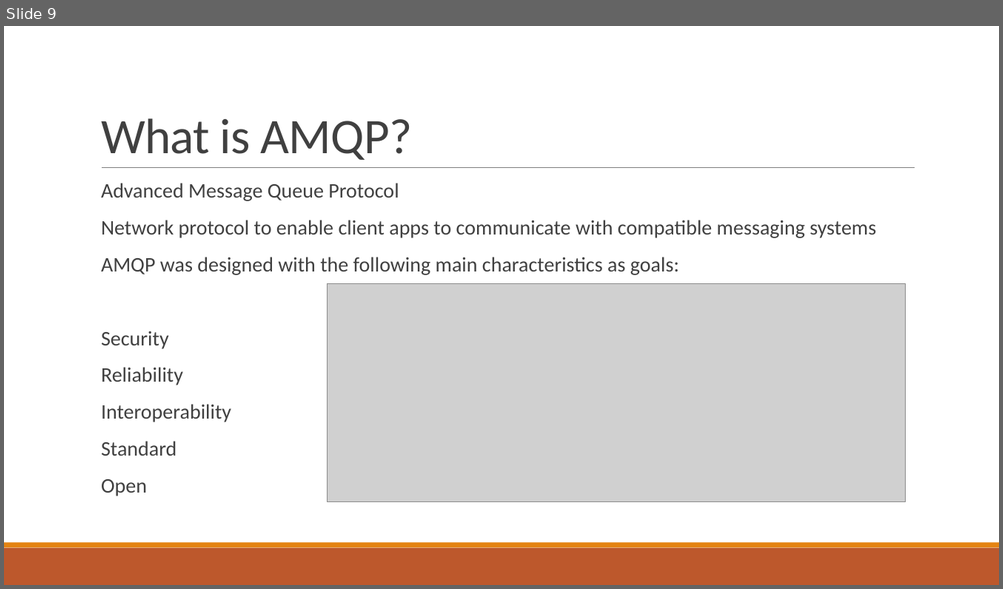
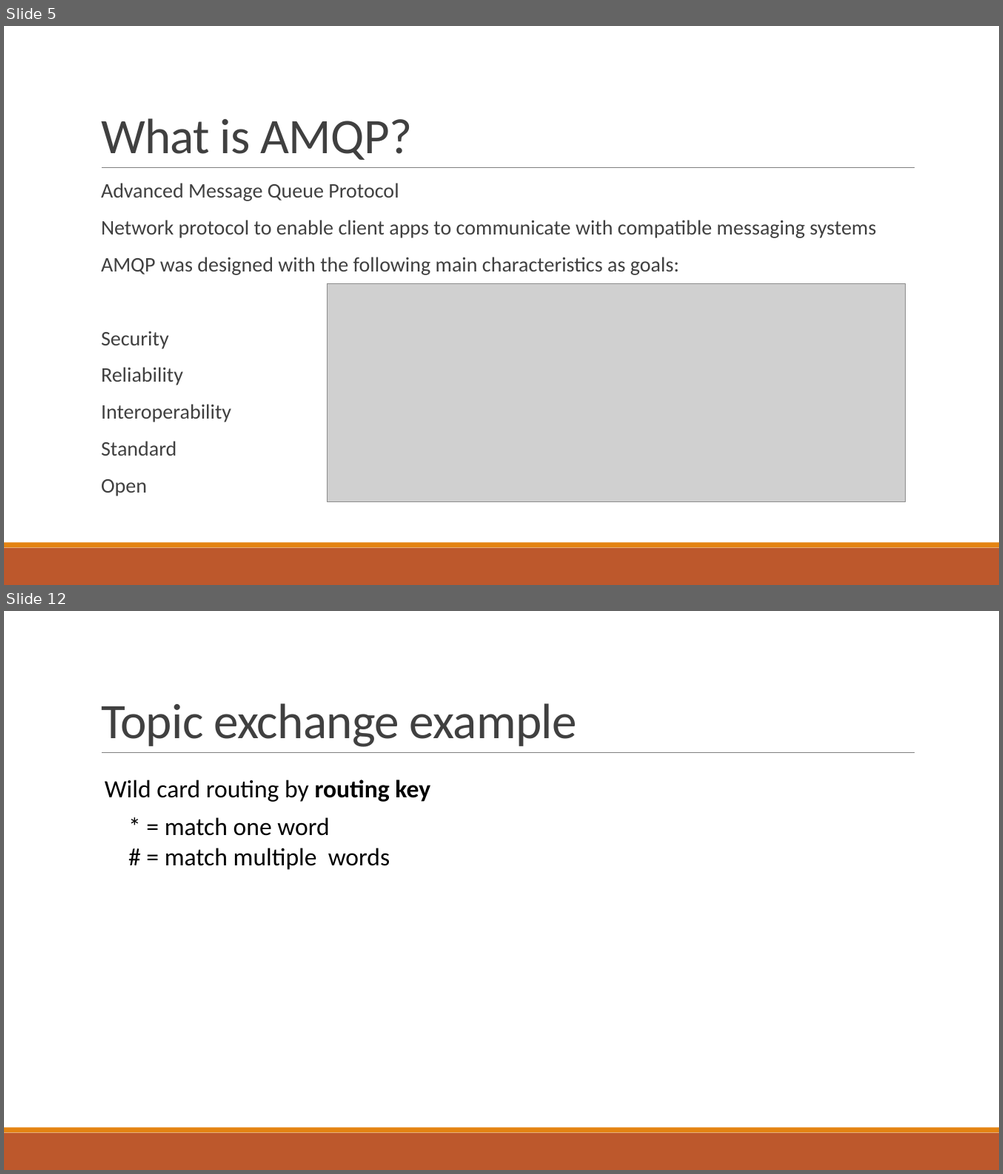
Before and after one commit to JasonRowe/TCCC23, a slide deck: Microservice_plumbing_with_RabbitMQ.pptx. Shown one above the other, each under a label of ours: slide 9 before the commit, slides 5 and 12 after it; the slides between them are not shown. The pictures are 1003x589 and 1003x1174 pixels, drawn with LibreOffice and Linux fonts; fonts in the diff are those of the drawing; grey boxes stand for pictures. Boxes give left, top, right and bottom in pixels: in the first picture for what was removed or moved away, otherwise in the second. Text is boxed around its words. In the diff, an @@ line names an element or a change of style, - is before the commit and + after.

```diff
--- a/Microservice_plumbing_with_RabbitMQ.pptx
+++ b/Microservice_plumbing_with_RabbitMQ.pptx
@@ slide 12 added at bbox=[4, 611, 999, 1170], background #FFFFFF; not listed: 3 template elements that a slide beside it also shows @@
@@ title added at bbox=[101, 703, 577, 747], 48 pt, text #404040 @@
+Topic exchange example
@@ text added at bbox=[105, 780, 430, 802], 24 pt, text #000000 @@
+Wild card routing by routing key
@@ text added at bbox=[165, 817, 329, 836], 24 pt, text #000000 @@
+* = match one word
@@ text added at bbox=[165, 848, 390, 870], 24 pt, text #000000 @@
+# = match multiple words
@@ what was slide 9 is now slide 5 @@
```
Also in this commit, not shown: 5 slides changed, 15 other slides added.
